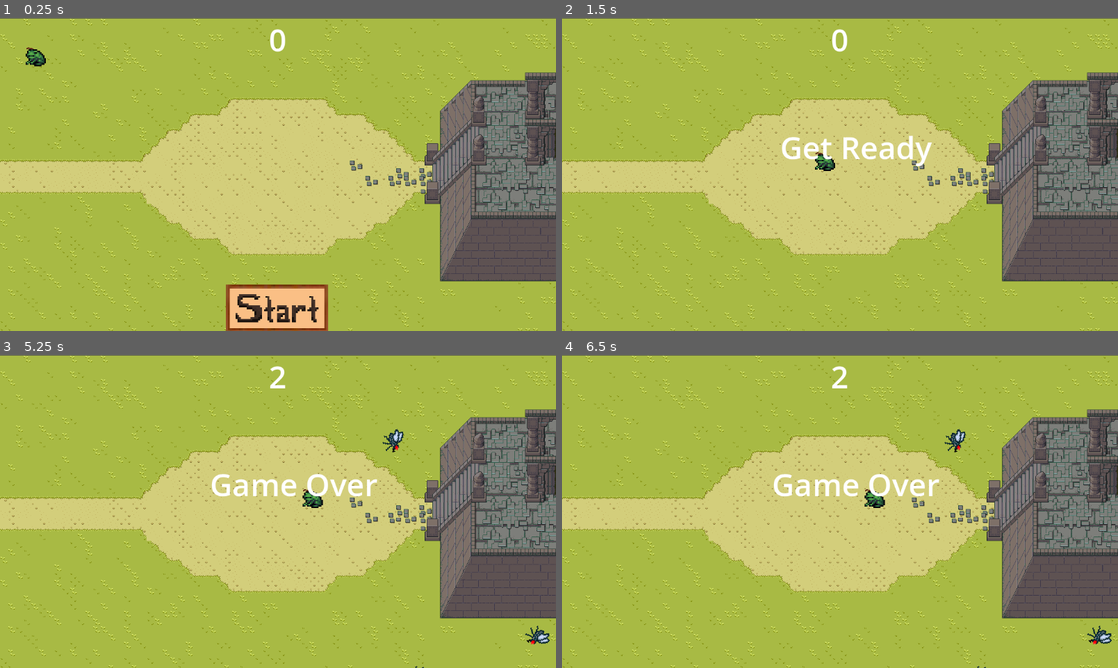
Above: before the commit, frames 1-4 (two rows, left to right).
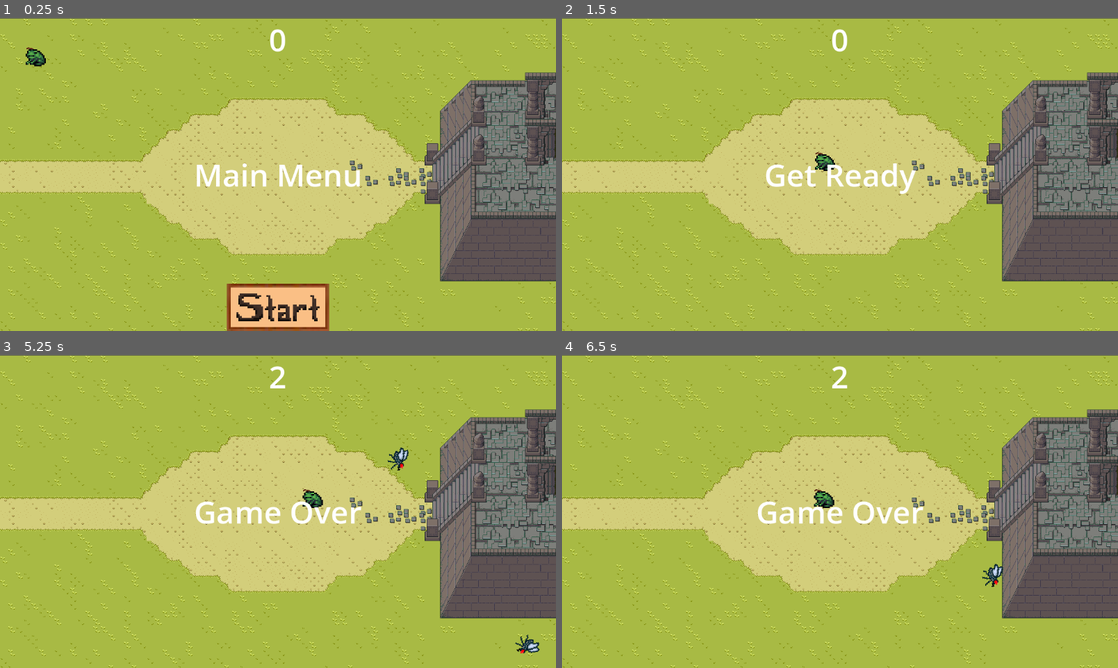
Above: after the commit, the same moments.

Repository: Aquiiia/Froggy-Quest
Game: Godot game, scene res://main/main.tscn
Same seed, same stepped clock (60 frames per second), same inputs: the game is played once before the commit and once after it.
Inputs (mouse positions are in pixels of both pictures, inside the frame that each line leads up to; where the layout moved, square brackets give the same spot in the first picture):
- Up to frame 1 (0.25 s): no input
- Up to frame 2 (1.5 s): click (840, 305) [840, 309] at 0.5 s; tap Enter at 1.25 s; hold D (right) from 1.28 s (still down)
- Up to frame 3 (5.25 s): release D (right) at 2.03 s; hold S (down) 2.03-2.78 s; hold D (right) 2.78-3.53 s; hold W (up) 3.53-4.28 s; hold A (left) 4.28-5 s; tap Escape (pause) at 4.9 s; click (278, 583) at 5 s
- Up to frame 4 (6.5 s): hold A (left) from 5.78 s (still down)

The runs differ from the first frame. In frame 1, 1.7% of the frame differs, in the area x 35-99%, y 46-100%; in frame 2, 1.6%; in frame 3, 2.1%; in frame 4, 2.3%, in the area x 35-99%, y 23-100%.

Commit message:
small HUD fixes

Diff:
--- a/Background-Texture/tile_map.tscn
+++ b/Background-Texture/tile_map.tscn
@@ -2492,27 +2492,27 @@
 position = Vector2(1108, 198)
 shape = SubResource("RectangleShape2D_ax0nr")
 
-[node name="Dirt" type="TileMapLayer" parent="."]
+[node name="Dirt2" type="TileMapLayer" parent="."]
 use_parent_material = true
 tile_map_data = PackedByteArray("AAAAAAAAAQAIAAEAAAAAAAEAAQAGAAEAAAAAAAIAAQAHAAEAAAAAAAMAAQAGAAEAAAAAAAQAAQAHAAEAAAAAAA …(47152 unchanged characters)…
 tile_set = SubResource("TileSet_p1yew")
 
-[node name="Grass" type="TileMapLayer" parent="."]
+[node name="Grass2" type="TileMapLayer" parent="."]
 use_parent_material = true
 tile_map_data = PackedByteArray("AAAAAAAAAQAAAAAAAAAAAAEAAQAAAAAAAAAAAAIAAQAAAAIAAAAAAAMAAQAAAAAAAAAAAAQAAQAAAAAAAAAAAA …(37936 unchanged characters)…
 tile_set = SubResource("TileSet_p1yew")
 
-[node name="Pyramid" type="TileMapLayer" parent="."]
+[node name="Pyramid2" type="TileMapLayer" parent="."]
 use_parent_material = true
 tile_map_data = PackedByteArray("AAAvABQABAAAADgAAAAvABUABAAAADkAAAAwABQABAABADgAAAAwABUABAABADkAAAAyABQABAAAADgAAAAyAB …(7280 unchanged characters)…
 tile_set = SubResource("TileSet_p1yew")
 
-[node name="Pyramid_2" type="TileMapLayer" parent="."]
+[node name="Pyramid_4" type="TileMapLayer" parent="."]
 use_parent_material = true
 tile_map_data = PackedByteArray("AAA4ABIABAAcADkAAAA4ABMABAAfADYAAAAtABIABAAAADgAAAAtABMABAAAADkAAAAuABIABAABADgAAAAuAB …(4192 unchanged characters)…
 tile_set = SubResource("TileSet_p1yew")
 
-[node name="Pyramid_3" type="TileMapLayer" parent="."]
+[node name="Pyramid_5" type="TileMapLayer" parent="."]
 use_parent_material = true
 tile_map_data = PackedByteArray("AAA3ABUABAAQAD0AAAA3ABYABAAQAD4AAAA3ABcABAAQAD8AAAA4ABUABAARAD0AAAA4ABYABAARAD4AAAA4AB …(704 unchanged characters)…
 tile_set = SubResource("TileSet_p1yew")
--- a/hud/hud.gd
+++ b/hud/hud.gd
@@ -47,4 +47,4 @@
 
 func _on_leave_game_button_pressed() -> void:
 	game_over.emit()
-	$PausePanel.hide()
+	toggle_pause()
--- a/hud/hud.tscn
+++ b/hud/hud.tscn
@@ -30,22 +30,27 @@
 anchor_top = 0.5
 anchor_right = 1.0
 anchor_bottom = 0.5
-offset_left = 33.0
-offset_top = -144.0
-offset_right = 33.0
-offset_bottom = 30.0
+offset_top = -44.0
+offset_bottom = 44.0
 grow_horizontal = 2
 grow_vertical = 2
 theme_override_font_sizes/font_size = 64
+text = "Main Menu"
 horizontal_alignment = 1
 vertical_alignment = 1
 autowrap_mode = 2
 
 [node name="StartButton" type="TextureButton" parent="."]
-offset_left = 468.0
-offset_top = 552.0
-offset_right = 680.0
-offset_bottom = 650.0
+anchors_preset = 7
+anchor_left = 0.5
+anchor_top = 1.0
+anchor_right = 0.5
+anchor_bottom = 1.0
+offset_left = -106.0
+offset_top = -98.0
+offset_right = 106.0
+grow_horizontal = 2
+grow_vertical = 0
 action_mode = 0
 texture_normal = ExtResource("2_4mmmj")
 stretch_mode = 0
